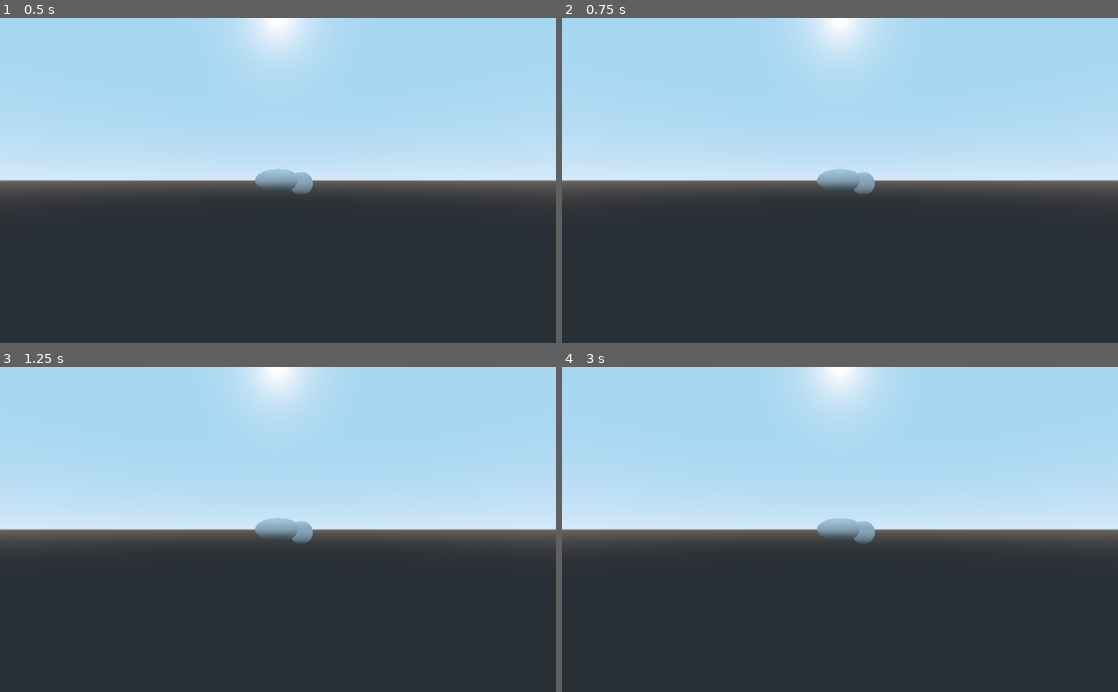
Above: before the commit, frames 1-4 (two rows, left to right).
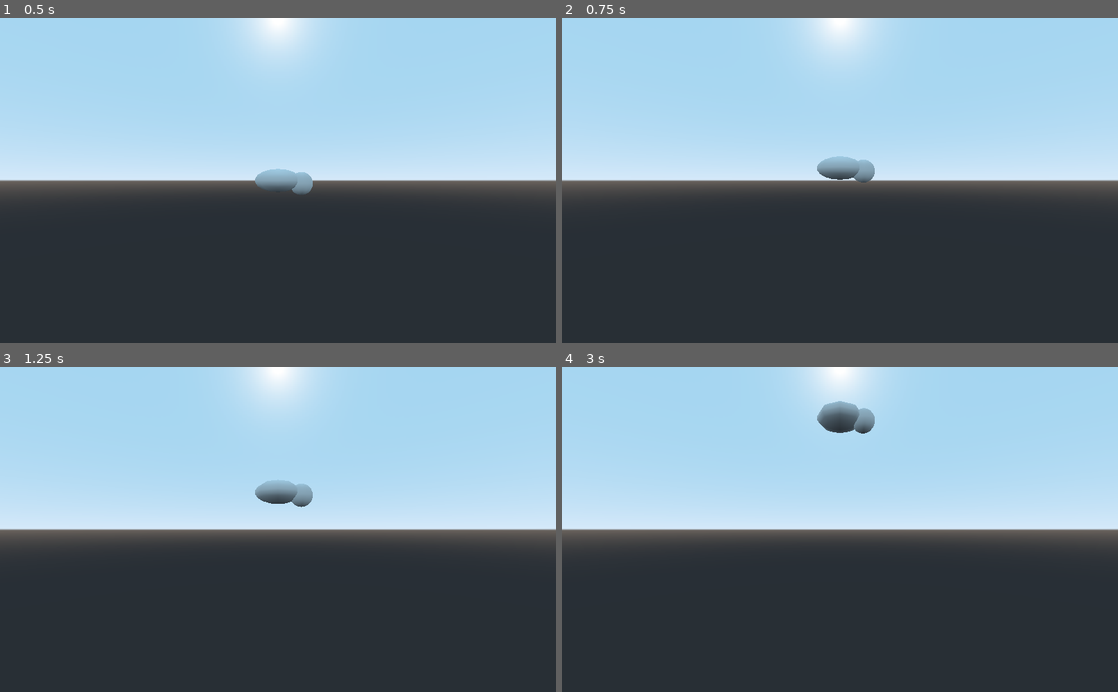
Above: after the commit, the same moments.

Repository: ArthurBajt/FlappyBird-Godot
Game: Godot game, scene res://Scene/Partie/Partie.tscn
Same seed, same stepped clock (60 frames per second), same inputs: the game is played once before the commit and once after it.
Inputs:
- Up to frame 1 (0.5 s): no input
- Up to frame 2 (0.75 s): tap Enter at 0.5 s; tap Space at 0.6 s
- Up to frame 3 (1.25 s): tap Space at 0.77, 1.07 s
- Up to frame 4 (3 s): tap Space at 1.35, 1.52, 1.82, 2.1, 2.75, 2.85 s

Frame 1 is identical in both runs. In frame 2, 1.0% of the frame differs, in the area x 45-57%, y 42-55%; in frame 3, 1.2%; in frame 4, 1.4%, in the area x 45-57%, y 10-55%.

Commit message:
Scene Joueur + phy

Diff:
--- /dev/null
+++ b/Scene/Joueur/Joueur.gd
@@ -0,0 +1,32 @@
+extends KinematicBody
+
+
+# Declare member variables here. Examples:
+# var a = 2
+# var b = "text"
+
+var saut: int = 0
+const PUISSANCE_SAUT: int = 8
+
+
+# Called when the node enters the scene tree for the first time.
+func _ready():
+	pass # Replace with function body.
+
+
+# Called every frame. 'delta' is the elapsed time since the previous frame.
+func _process(delta):
+	appliquePhysique(delta)
+
+
+func _input(event):
+	if event is InputEventKey:
+		if event.pressed and event.scancode == KEY_SPACE:
+			saut = PUISSANCE_SAUT
+
+		else:
+			saut = 0
+
+
+func appliquePhysique(delta):
+	translation.y += saut * delta
--- /dev/null
+++ b/Scene/Joueur/Joueur.tscn
@@ -0,0 +1,33 @@
+[gd_scene load_steps=5 format=2]
+
+[ext_resource path="res://Scene/Joueur/Joueur.gd" type="Script" id=1]
+
+[sub_resource type="BoxShape" id=1]
+
+[sub_resource type="SphereMesh" id=2]
+height = 1.0
+radial_segments = 8
+rings = 8
+
+[sub_resource type="SphereMesh" id=3]
+radius = 0.5
+height = 1.0
+radial_segments = 16
+rings = 8
+
+[node name="Joueur" type="KinematicBody"]
+script = ExtResource( 1 )
+
+[node name="CollisionShape" type="CollisionShape" parent="."]
+shape = SubResource( 1 )
+
+[node name="Mesh" type="Spatial" parent="."]
+
+[node name="MeshInstance" type="MeshInstance" parent="Mesh"]
+mesh = SubResource( 2 )
+material/0 = null
+
+[node name="MeshInstance2" type="MeshInstance" parent="Mesh"]
+transform = Transform( 1, 0, 0, 0, 1, 0, 0, 0, 1, 1.00462, -0.129319, 0 )
+mesh = SubResource( 3 )
+material/0 = null
--- a/Scene/Partie/Partie.tscn
+++ b/Scene/Partie/Partie.tscn
@@ -1,37 +1,12 @@
-[gd_scene load_steps=4 format=2]
+[gd_scene load_steps=2 format=2]
 
-[sub_resource type="BoxShape" id=1]
-
-[sub_resource type="SphereMesh" id=2]
-height = 1.0
-radial_segments = 8
-rings = 8
-
-[sub_resource type="SphereMesh" id=3]
-radius = 0.5
-height = 1.0
-radial_segments = 16
-rings = 8
+[ext_resource path="res://Scene/Joueur/Joueur.tscn" type="PackedScene" id=1]
 
 [node name="Partie" type="Node"]
 
 [node name="Root3D" type="Spatial" parent="."]
 
-[node name="Joueur" type="KinematicBody" parent="Root3D"]
-
-[node name="CollisionShape" type="CollisionShape" parent="Root3D/Joueur"]
-shape = SubResource( 1 )
-
-[node name="Mesh" type="Spatial" parent="Root3D/Joueur"]
-
-[node name="MeshInstance" type="MeshInstance" parent="Root3D/Joueur/Mesh"]
-mesh = SubResource( 2 )
-material/0 = null
-
-[node name="MeshInstance2" type="MeshInstance" parent="Root3D/Joueur/Mesh"]
-transform = Transform( 1, 0, 0, 0, 1, 0, 0, 0, 1, 1.00462, -0.129319, 0 )
-mesh = SubResource( 3 )
-material/0 = null
+[node name="Joueur" parent="Root3D" instance=ExtResource( 1 )]
 
 [node name="Camera" type="Camera" parent="Root3D"]
 transform = Transform( 1, 0, 0, 0, 1, 0, 0, 0, 1, 0, 0, 10 )
